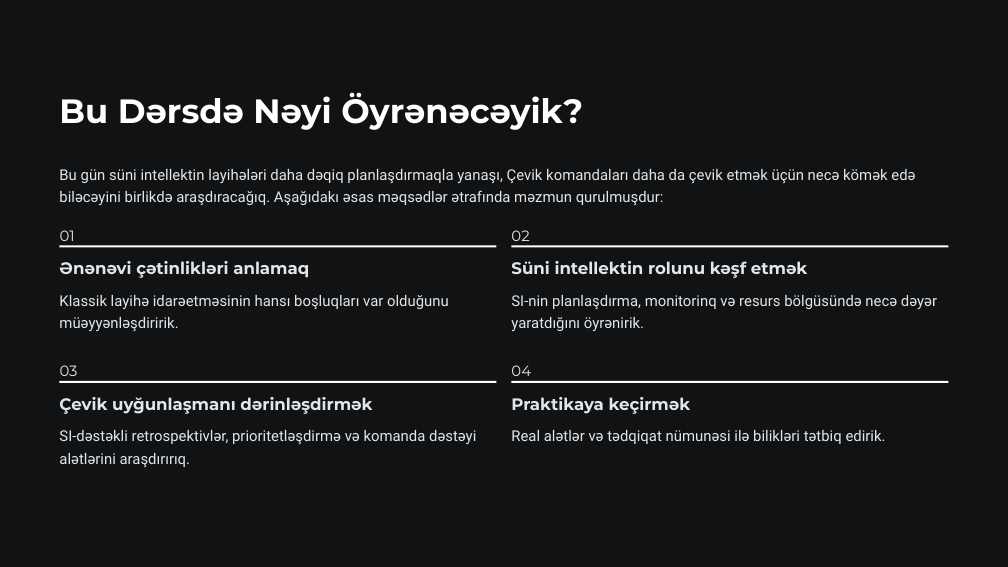
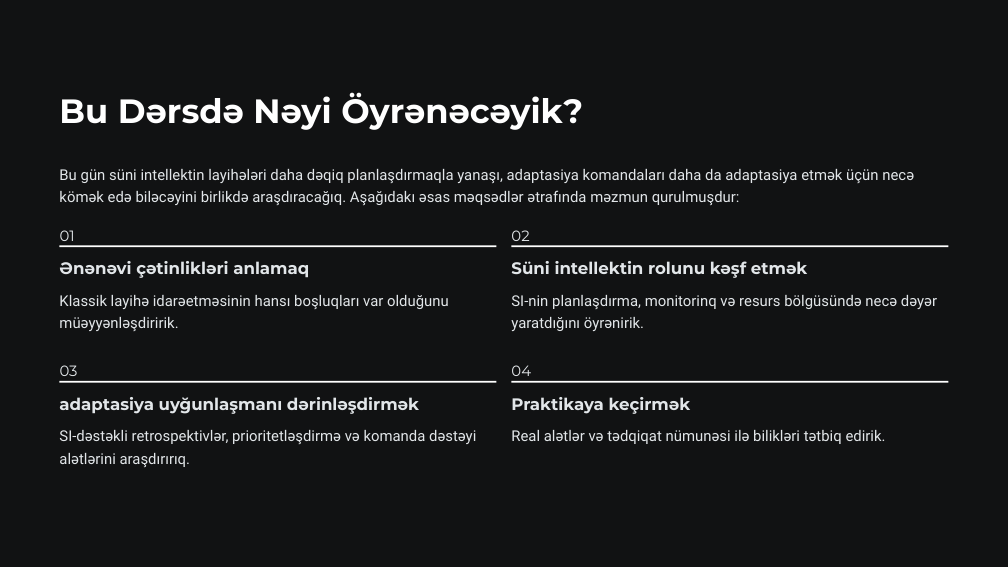
Before and after one commit to oiskenderov/ai-management-course, a slide deck: slide 2 of Seperated/Presentations/L11-Detail-Layihe-Idareetmesinde-Suni-Intellekt-ve-Cevik-Uygunlasma.pptx. Drawn at 1008x567 pixels with LibreOffice and Linux fonts; fonts in the diff are those of the drawing. Boxes give left, top, right and bottom in pixels: in the first picture for what was removed or moved away, otherwise in the second. Text is boxed around its words. In the diff, an @@ line names an element or a change of style, - is before the commit and + after.

```diff
--- a/Seperated/Presentations/L11-Detail-Layihe-Idareetmesinde-Suni-Intellekt-ve-Cevik-Uygunlasma.pptx
+++ b/Seperated/Presentations/L11-Detail-Layihe-Idareetmesinde-Suni-Intellekt-ve-Cevik-Uygunlasma.pptx
@@ text at box(59, 169, 914, 205): text changed @@
-Bu gün süni intellektin layihələri daha dəqiq planlaşdırmaqla yanaşı, Çevik komandaları daha da çevik etmək üçün necə kömək edə biləcəyini birlikdə araşdıracağıq. Aşağıdakı əsas məqsədlər ətrafında məzmun qurulmuşdur:
+Bu gün süni intellektin layihələri daha dəqiq planlaşdırmaqla yanaşı, adaptasiya komandaları daha da adaptasiya etmək üçün necə kömək edə biləcəyini birlikdə araşdıracağıq. Aşağıdakı əsas məqsədlər ətrafında məzmun qurulmuşdur:
@@ text at box(59, 397, 419, 414): text changed @@
-Çevik uyğunlaşmanı dərinləşdirmək
+adaptasiya uyğunlaşmanı dərinləşdirmək
```
Also in this commit, not shown: 10 other slides changed, 2 other files.
